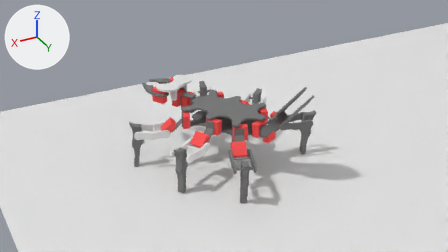
An edit to the Blender file Models/Nationals/Nationals.blend, drawn before and after from the same camera.
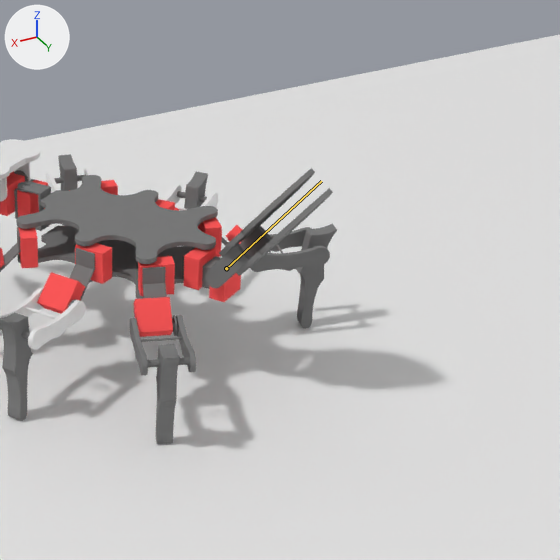
Each version appears first from the file's camera 'Camera.001', and next in a close-up on the part from 39% to 92% of the width and 6% to 100% of the height. The axes (+X, +Y, +Z) are drawn at upper left. The lights are the same throughout. Both versions are drawn at frame 1812 of the action 'Beat It'; the numbers are the values there. The bones that change are drawn over the model as lines in the close-ups.
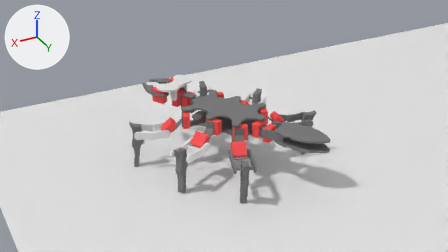
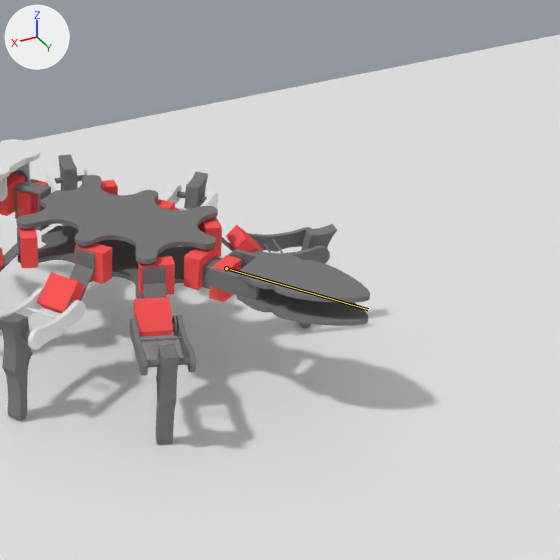
Where the change shows, as pixel boxes [x1, y1, x2, y2] in the close-ups (560 x 560 px):
```json
{"object": "Cube.002", "change": "posed", "before": [205, 168, 333, 288], "after": [205, 249, 370, 326], "on screen": "29% wider, 36% shorter"}
{"object": "Cube.010", "change": "unchanged, covered by the edit", "before": [296, 224, 337, 328], "after": [299, 224, 337, 328]}
{"bone": "Tail_Pitch", "before": "(226, 268) to (321, 181)", "after": "(226, 268) to (368, 309)"}
```

The change, as JSON lines over the scene's bpy script:
```json
{"block": "bone_tail_pitch", "where": "bone_tail_pitch = bpy.data.objects['Skeleton'].pose.bones['Tail_Pitch']  # child of 'Tail_Yaw'"}
{"op": "set", "path": "bone_tail_pitch.rotation_quaternion", "old": "(0.903, 0.431, 0.0, 0.0)", "new": "(1.0, 0.0, 0.0, 0.0)", "note": "degrees (51, 0, 0) -> degrees (0, 0, 0)"}
```
